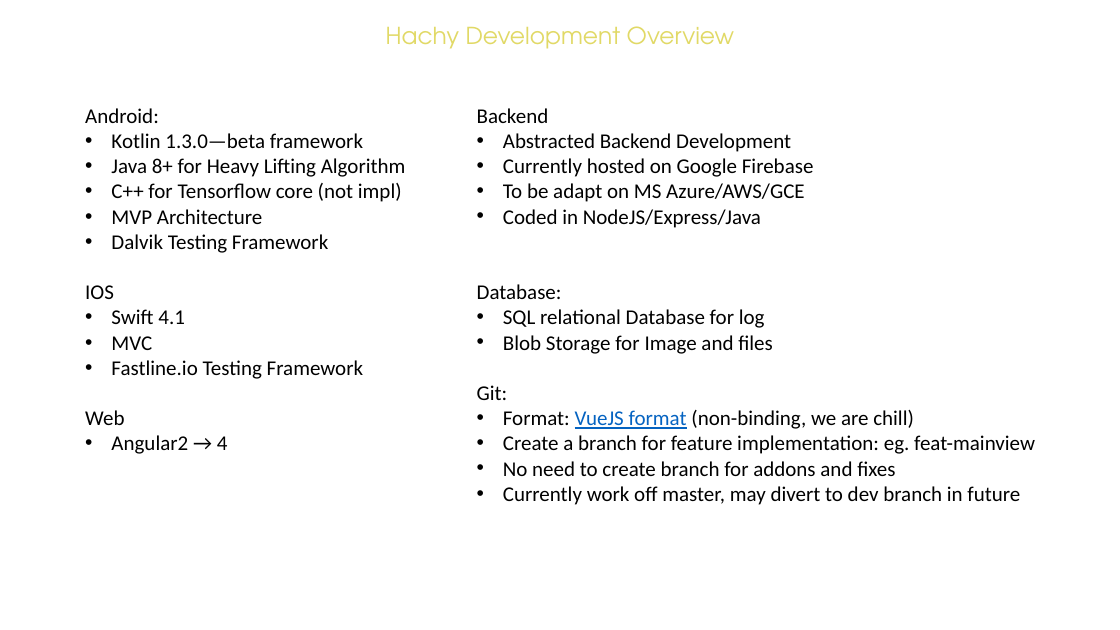
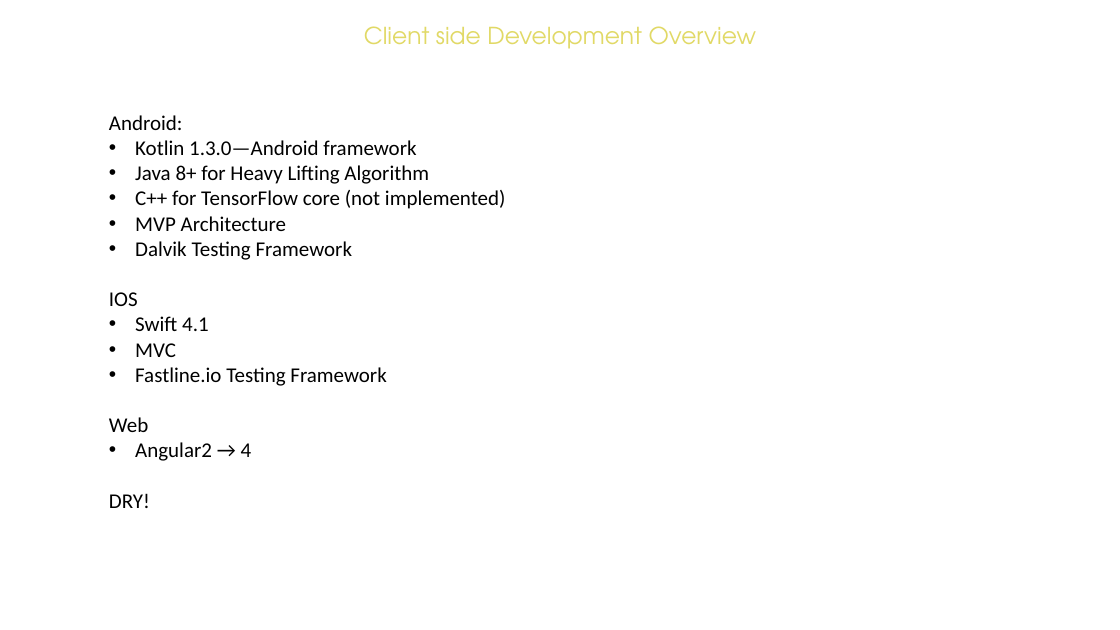
Before and after one commit to hachyEgg/Hachy-docs, a slide deck: slide 13 of 1.Hachy-Onboarding.pptx (slide 11 before the commit). Drawn at 1120x630 pixels with LibreOffice and Linux fonts; fonts in the diff are those of the drawing. Boxes give left, top, right and bottom in pixels: in the first picture for what was removed or moved away, otherwise in the second. Text is boxed around its words. In the diff, an @@ line names an element or a change of style, - is before the commit and + after.

```diff
--- a/1.Hachy-Onboarding.pptx
+++ b/1.Hachy-Onboarding.pptx
@@ title at [364, 26, 756, 49]: text changed @@
-Hachy Development Overview
+Client side Development Overview
@@ text "Android:": place and size @@
-text "Android:" at [85, 108, 406, 454]
+text "Android:" at [109, 115, 505, 508]
@@ text removed at [477, 108, 1035, 505] @@
-Backend
-• Abstracted Backend Development
-• Currently hosted on Google Firebase
-• To be adapt on MS Azure/AWS/GCE
-• Coded in NodeJS/Express/Java
-Database:
-• SQL relational Database for log
-• Blob Storage for Image and files
-Git:
-• Format: VueJS format (non-binding, we are chill)
-• Create a branch for feature implementation: eg. feat-mainview
-• No need to create branch for addons and fixes
-• Currently work off master, may divert to dev branch in future
@@ text at [135, 140, 416, 155]: text changed @@
-• Kotlin 1.3.0—beta framework
+• Kotlin 1.3.0—Android framework
@@ text at [135, 190, 505, 209]: text changed @@
-• C++ for Tensorflow core (not impl)
+• C++ for TensorFlow core (not implemented)
@@ text at [109, 493, 150, 508]: paragraph added @@
+DRY!
```
Also in this commit, not shown: 4 other slides changed, 5 slides added, 1 slide removed.
